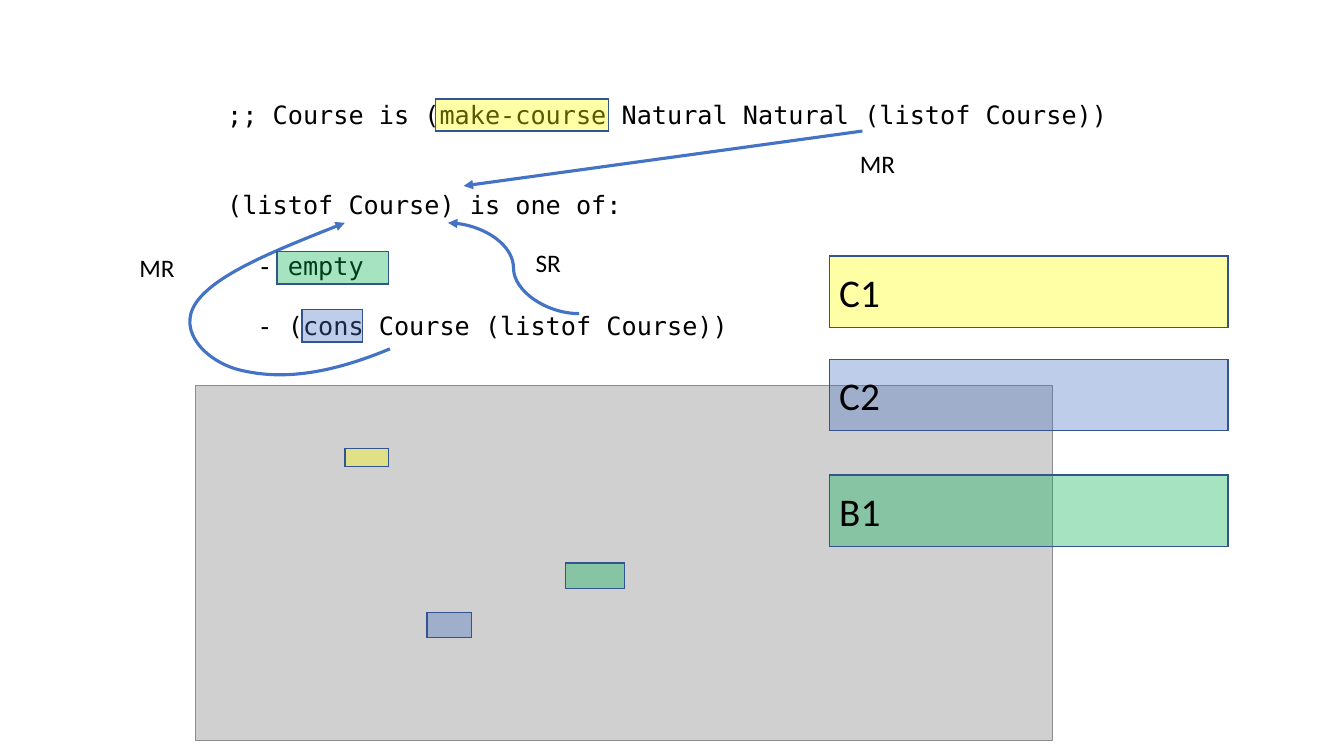
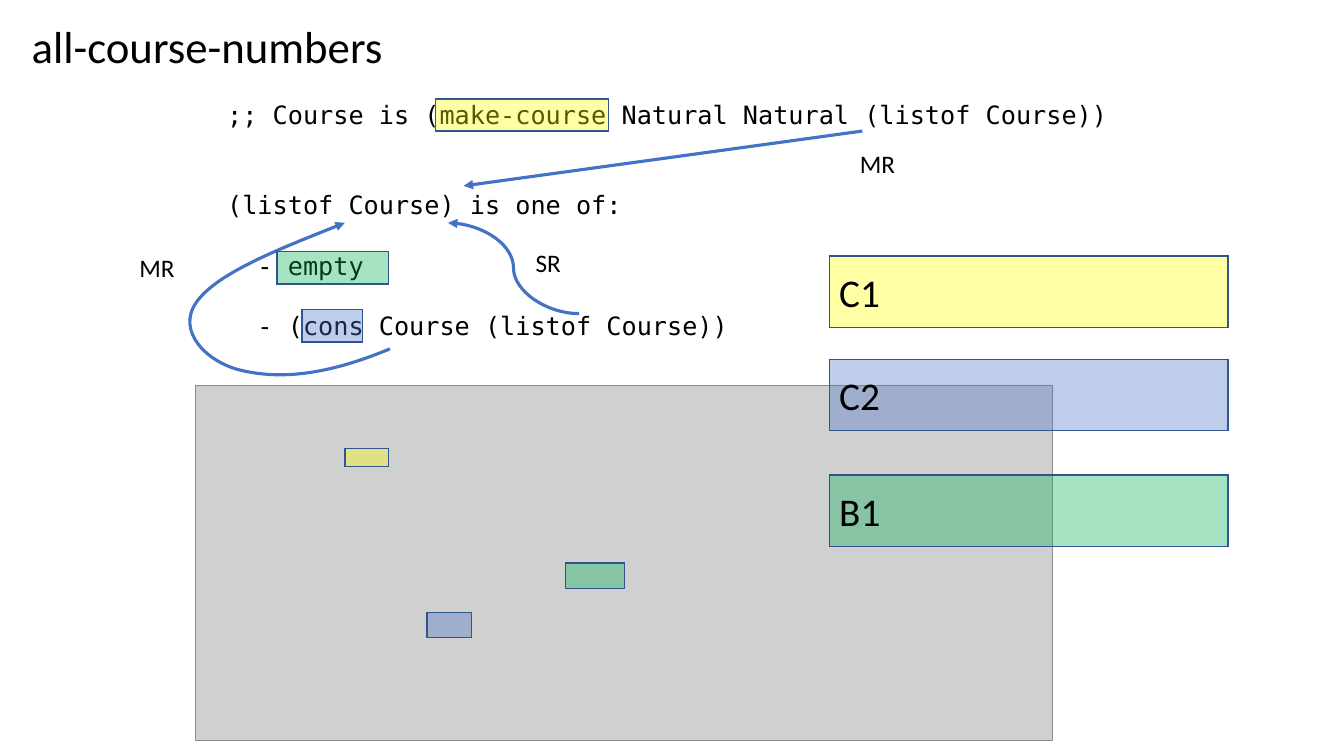
Before and after one commit to GregorKiczales/spd-materials, a slide deck: slide 5 of instructor/l14/l14-pad.pptx (slide 4 before the commit). Drawn at 1344x756 pixels with LibreOffice and Linux fonts; fonts in the diff are those of the drawing; grey boxes stand for pictures. Boxes give left, top, right and bottom in pixels: in the first picture for what was removed or moved away, otherwise in the second. Text is boxed around its words. In the diff, an @@ line names an element or a change of style, - is before the commit and + after.

```diff
--- a/instructor/l14/l14-pad.pptx
+++ b/instructor/l14/l14-pad.pptx
@@ text added at <box>32,32,383,64</box>, 32 pt, text #000000 @@
+all-course-numbers
```
Also in this commit, not shown: 4 other slides changed, 1 slide added, 2 other files.
